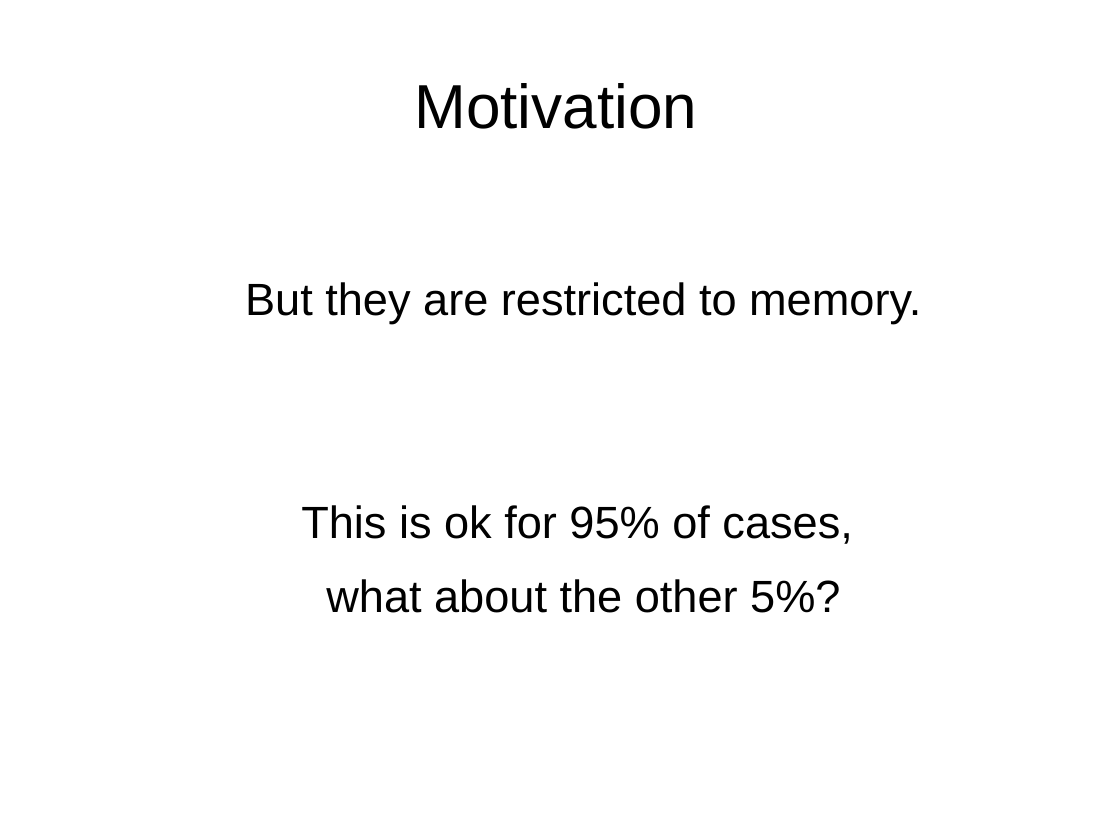
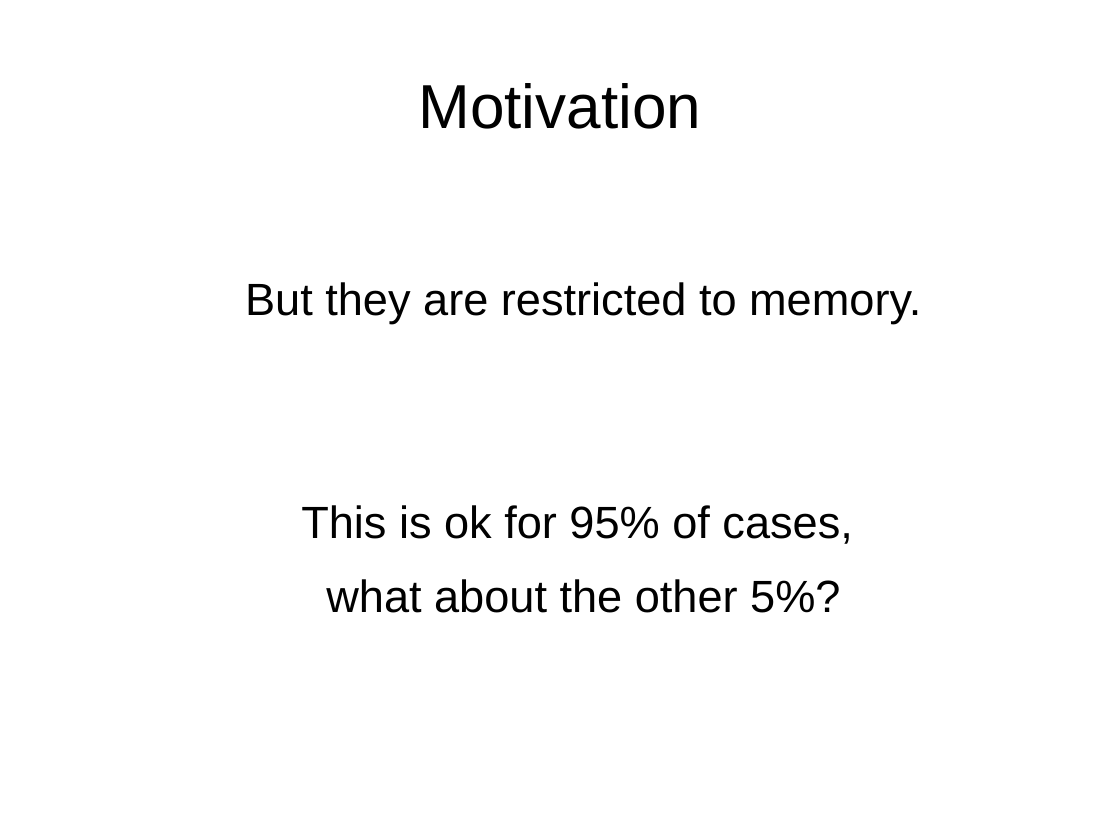
Before and after one commit to mrocklin/blaze-scipy-2014, a slide deck: slide 4 of SciPy2014Blaze.odp. Drawn at 1120x840 pixels with LibreOffice and Linux fonts; fonts in the diff are those of the drawing; background and template pictures are left out. Boxes give left, top, right and bottom in pixels: in the first picture for what was removed or moved away, otherwise in the second. Text is boxed around its words. In the diff, an @@ line names an element or a change of style, - is before the commit and + after.

```diff
--- a/SciPy2014Blaze.odp
+++ b/SciPy2014Blaze.odp
@@ title "Motivation": place and size @@
-title "Motivation" at <box>414,83,697,129</box>
+title "Motivation" at <box>418,83,701,129</box>
```
Also in this commit, not shown: 7 other slides changed, 3 slides added.
